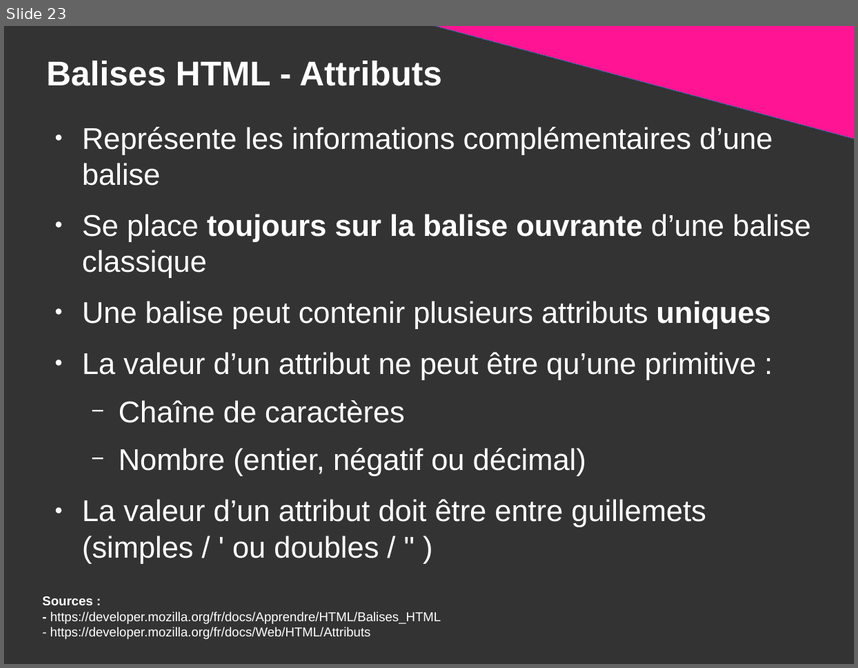
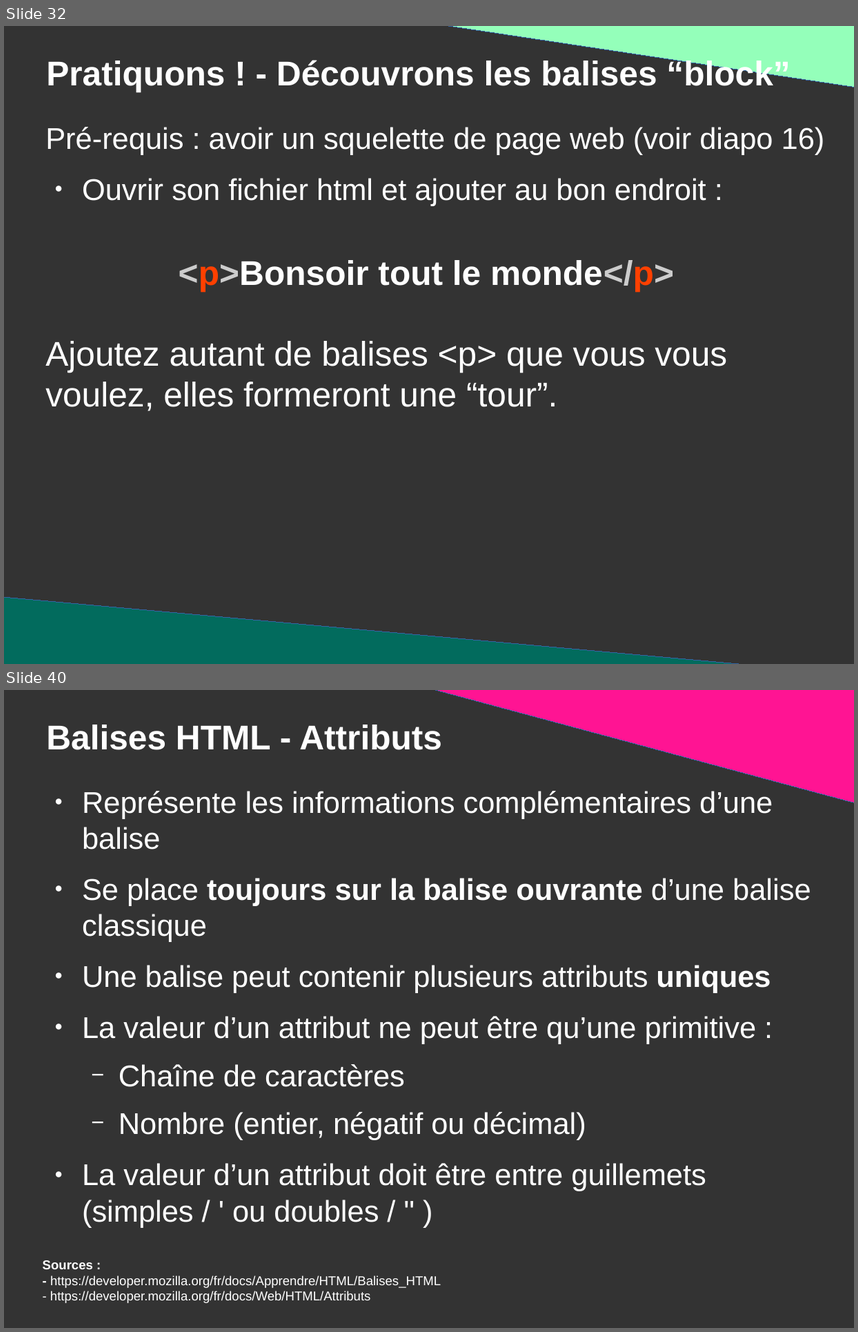
Before and after one commit to DanYellow/presentations, a slide deck: mmi/html/travaux-pratiques/numero-1/presentation.odp. Shown one above the other, each under a label of ours: slide 23 before the commit, slides 32 and 40 after it; the slides between them are not shown. The pictures are 858x668 and 858x1332 pixels, drawn with LibreOffice and Linux fonts; fonts in the diff are those of the drawing. Boxes give left, top, right and bottom in pixels: in the first picture for what was removed or moved away, otherwise in the second. Text is boxed around its words. In the diff, an @@ line names an element or a change of style, - is before the commit and + after.

```diff
--- a/mmi/html/travaux-pratiques/numero-1/presentation.odp
+++ b/mmi/html/travaux-pratiques/numero-1/presentation.odp
@@ slide 32 added at (4, 26, 854, 664), background #333333 @@
@@ right triangle added at (418, 26, 854, 87), fill #94FFBA, outline #3465A4 0 pt @@
@@ title added at (46, 58, 790, 92), 32 pt, text #FFFFFF, bold @@
+Pratiquons ! - Découvrons les balises “block”
@@ text added at (45, 127, 825, 206), 28 pt, text #FFFFFF @@
+Pré-requis : avoir un squelette de page web (voir diapo 16)
+● Ouvrir son fichier html et ajouter au bon endroit :
@@ text added at (179, 260, 674, 292), 32 pt, text #FFFFFF, bold @@
+<p>Bonsoir tout le monde</p>
@@ text added at (45, 341, 727, 411), 32 pt, text #FFFFFF @@
+Ajoutez autant de balises <p> que vous vous voulez, elles formeront une “tour”.
@@ right triangle added at (4, 597, 799, 664), fill #026B5D, outline #3465A4 0 pt @@
@@ what was slide 23 is now slide 40 @@
```
Also in this commit, not shown: 8 slides changed, 14 other slides added, 1 slide removed, 3 other files.
